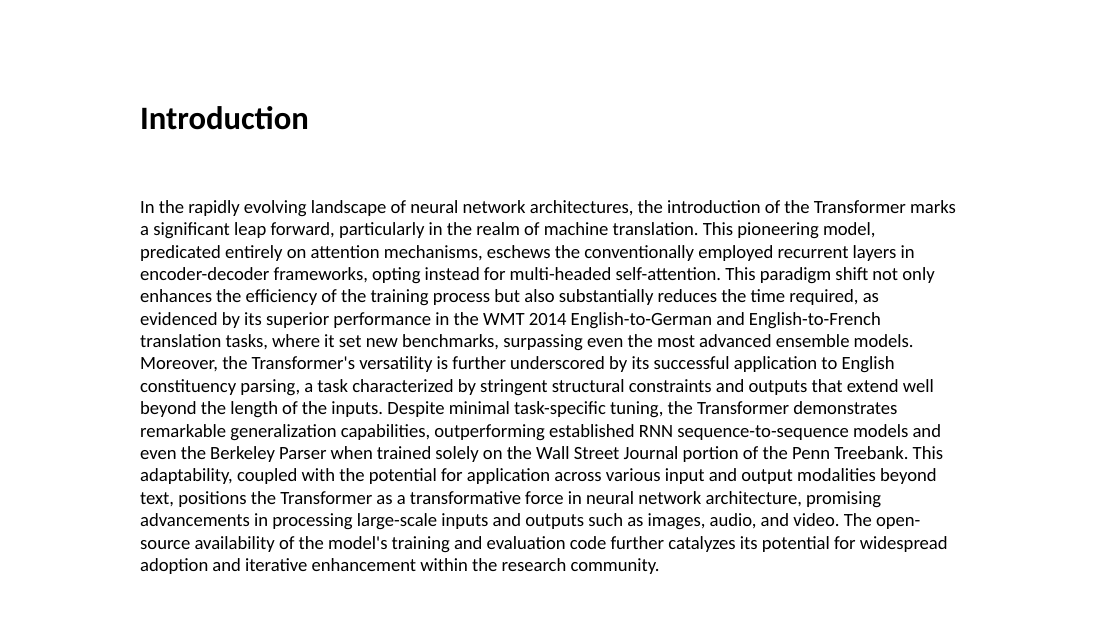
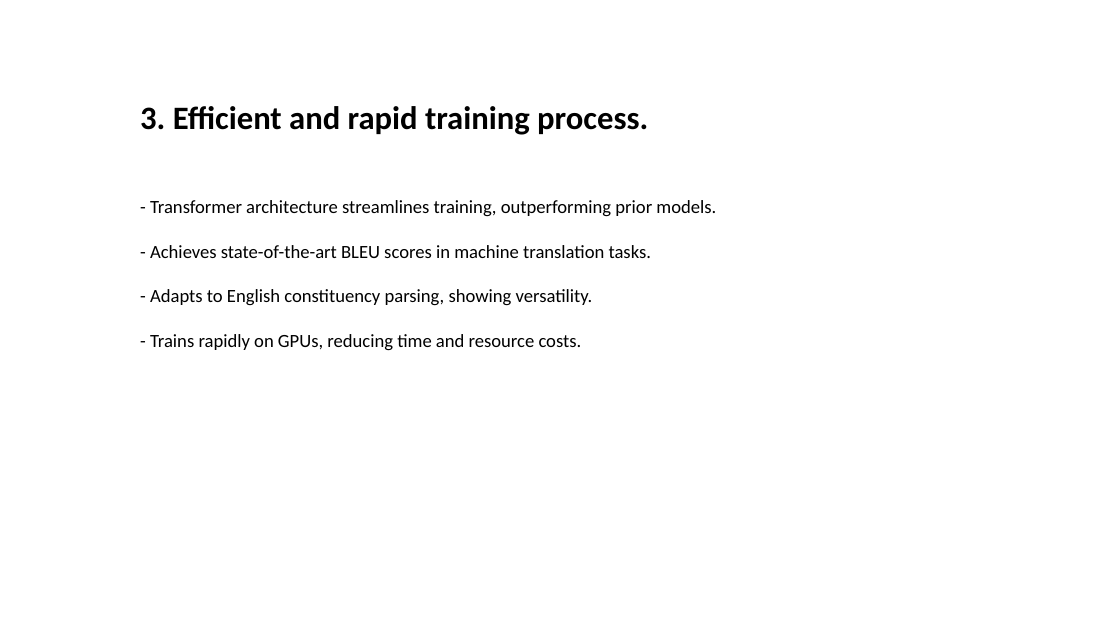
Before and after one commit to Jessie-ZhaoXi/dsa4213-ppt-generator, a slide deck: slide 6 of ppt_generator/my_ppts/attention_mode2.pptx (slide 3 before the commit). Drawn at 1120x630 pixels with LibreOffice and Linux fonts; fonts in the diff are those of the drawing; background and template pictures are left out. Boxes give left, top, right and bottom in pixels: in the first picture for what was removed or moved away, otherwise in the second. Text is boxed around its words. In the diff, an @@ line names an element or a change of style, - is before the commit and + after.

Commit message:
output the markdown file in bullet points

```diff
--- a/ppt_generator/my_ppts/attention_mode2.pptx
+++ b/ppt_generator/my_ppts/attention_mode2.pptx
@@ text at box(140, 106, 648, 135): text changed @@
-Introduction
+3. Efficient and rapid training process.
@@ text at box(150, 200, 716, 351): text changed @@
-In the rapidly evolving landscape of neural network architectures, the introduction of the Transformer marks a significant leap forward, particularly in the realm of machine translation. This pioneering model, predicated entirely on attention mechanisms, eschews the conventionally employed recurrent layers in encoder-decoder frameworks, opting instead for multi-headed self-attention. This paradigm shift not only enhances the efficiency of the training process but also substantially reduces the time required, as evidenced by its superior performance in the WMT 2014 English-to-German and English-to-French translation tasks, where it set new benchmarks, surpassing even the most advanced ensemble models. Moreover, the Transformer's versatility is further underscored by its successful application to English constituency parsing, a task characterized by stringent structural constraints and outputs that extend well beyond the length of the inputs. Despite minimal task-specific tuning, the Transformer demonstrates remarkable generalization capabilities, outperforming established RNN sequence-to-sequence models and even the Berkeley Parser when trained solely on the Wall Street Journal portion of the Penn Treebank. This adaptability, coupled with the potential for application across various input and output modalities beyond text, positions the Transformer as a transformative force in neural network architecture, promising advancements in processing large-scale inputs and outputs such as images, audio, and video. The open-source availability of the model's training and evaluation code further catalyzes its potential for widespread adoption and iterative enhancement within the research community.
+- Transformer architecture streamlines training, outperforming prior models.
+- Achieves state-of-the-art BLEU scores in machine translation tasks.
+- Adapts to English constituency parsing, showing versatility.
+- Trains rapidly on GPUs, reducing time and resource costs.
```
Also in this commit, not shown: 8 other slides changed, 5 other files.
